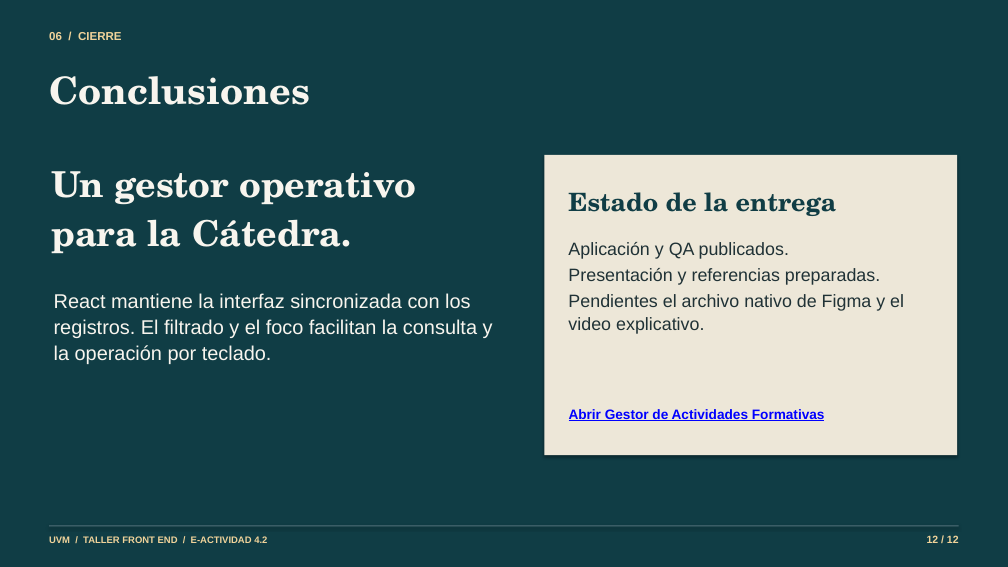
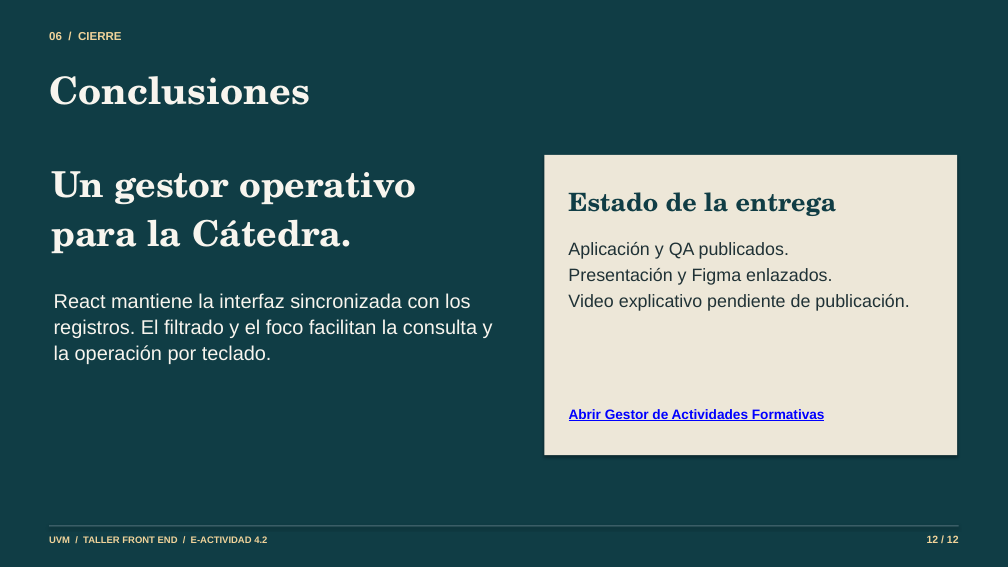
Before and after one commit to mmorfe-engineer/catedra-jgh-react-uvm-e4-2, a slide deck: slide 12 of docs/presentacion/uvm-e-actividad-4-2.pptx. Drawn at 1008x567 pixels with LibreOffice and Linux fonts; fonts in the diff are those of the drawing. Boxes give left, top, right and bottom in pixels: in the first picture for what was removed or moved away, otherwise in the second. Text is boxed around its words. In the diff, an @@ line names an element or a change of style, - is before the commit and + after.

Commit message:
Enlaza el diseño Figma y prepara el guion definitivo

```diff
--- a/docs/presentacion/uvm-e-actividad-4-2.pptx
+++ b/docs/presentacion/uvm-e-actividad-4-2.pptx
@@ text at [568,268,909,311]: text changed @@
-Presentación y referencias preparadas.
-Pendientes el archivo nativo de Figma y el video explicativo.
+Presentación y Figma enlazados.
+Video explicativo pendiente de publicación.
```
Also in this commit, not shown: 1 other slide changed, 10 other files.
